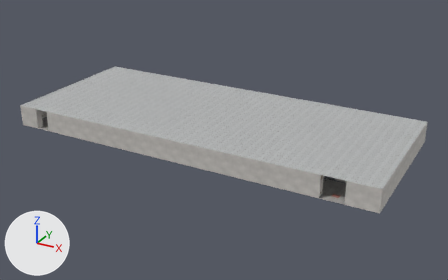
What one commit did to the glTF model assets/campus_q0/scenes/admin2.glb.
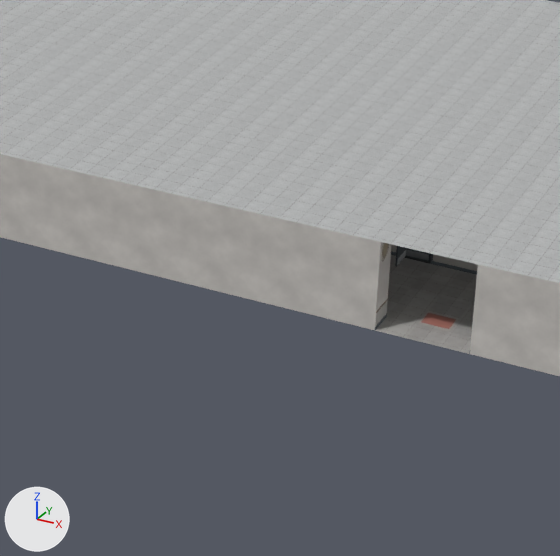
Each version appears first whole from a camera (50 mm lens) standing at (40.0, -70.8, 34.6) and looking at (1.3, -0.4, -0.7), and next in a close-up on the part from 49% to 82% of the width and 39% to 92% of the height. The axes (+X, +Y, +Z) are drawn at lower left. The lights are the same throughout. The older version's two pictures come first. Where no turn or scale is listed for an object, it has been applied to the vertices. Vertices at exactly the same position are counted once.

The first close-up shows 'admin2_m0', 'admin2_m1', 'admin2_m2', 'admin2_m3' and 8 more.
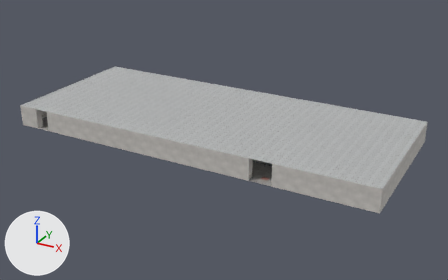
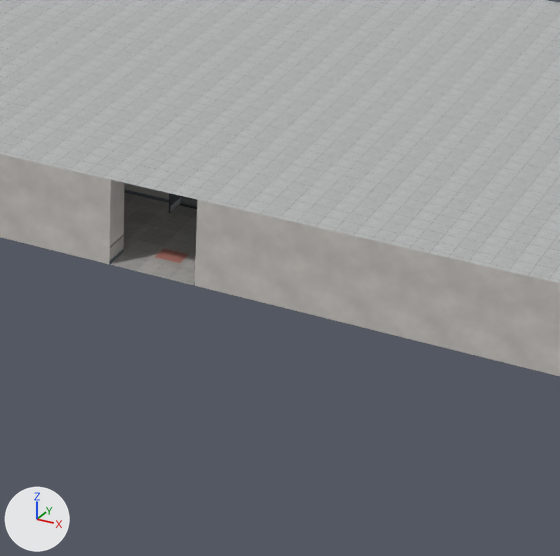
Where the change shows, as pixel boxes [x1, y1, x2, y2] in the close-ups (560 x 556 px; the box of a moved part takes in the faces that stretch with it):
part 1 of me_mesh_44, moved or reshaped
    before: [421, 313, 456, 329]
    after: [155, 249, 189, 263]
part 2 of me_mesh_46, moved or reshaped
    both: [106, 179, 481, 355]

Edits to the bpy script that builds the scene:
```text
Change me_mesh_44:
    where me_mesh_44.from_pydata(...)  # 1208 vertices, 606 faces; spans x -24.5..22.5, y -9.9..10.0, z 0.0
    used by ob_admin2_m1; location = (0.0, 0.0, 0.0)
    me_mesh_44 part 1: the loose piece of 4 vertices spanning x 20.5..21.5, y -9.9..-9.1, z 0.0 is moved by (-9.0, 0.0, 0.0)
Change me_mesh_46:
    where me_mesh_46.from_pydata(...)  # 500 vertices, 772 faces; spans x -26.5..26.5, y -11.0..11.0, z 0.0..3.0
    used by ob_admin2_m3; location = (0.0, 0.0, 0.0)
    me_mesh_46 part 2: 36 of 500 vertices moved; they spanned x 14.5..22.5, y -11.0..10.0, z 0.0..3.0 and now span x 10.5..15.5, y -11.0..10.0, z 0.0..3.0; mean shift (-7.0, 0.0, 0.0); largest move (15.5, 10.0, 0.1) -> (10.5, -11.0, 0.6)
```
